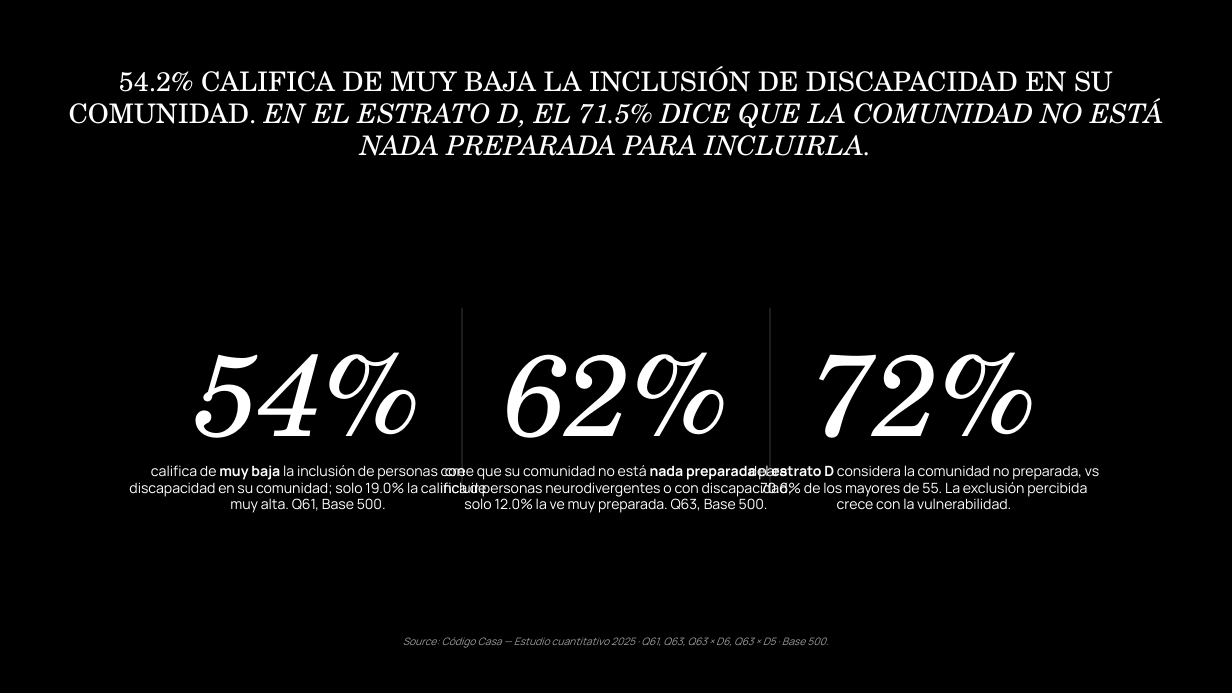
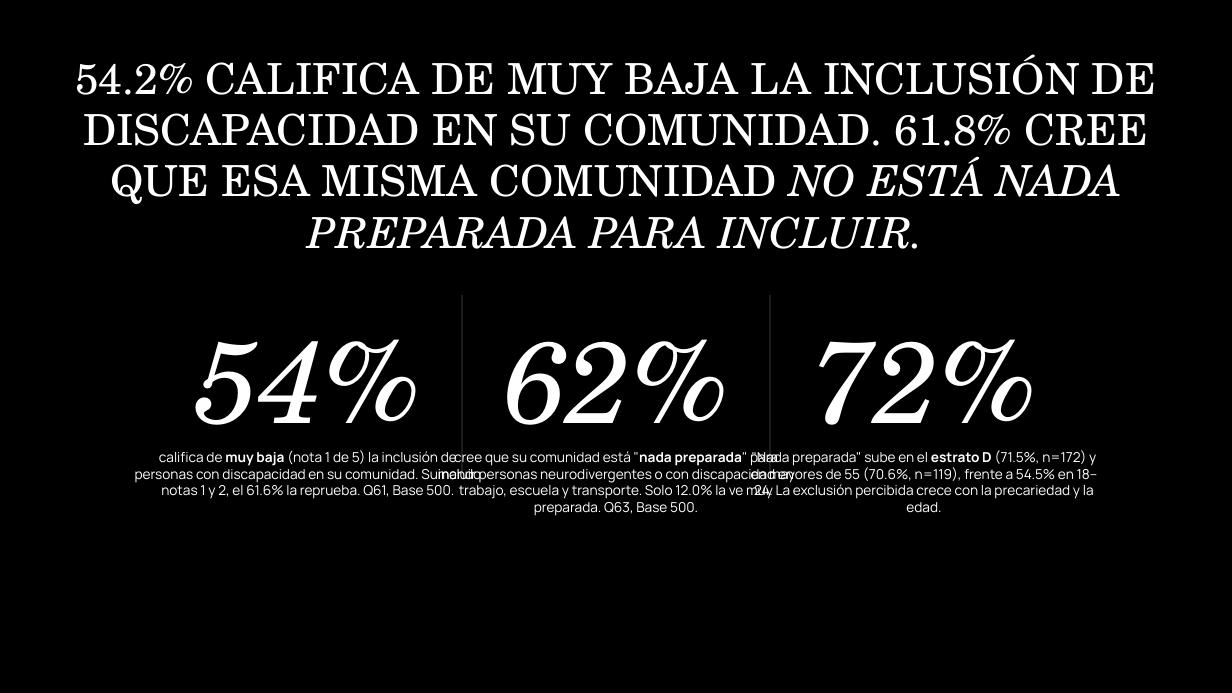
Before and after one commit to jeremyninja/c-digocasa-cerebro, a slide deck: slide 9 of Agentes Hallazgos/sistema-de-creencias-deck-flat.pptx. Drawn at 1232x693 pixels with LibreOffice and Linux fonts; fonts in the diff are those of the drawing. Boxes give left, top, right and bottom in pixels: in the first picture for what was removed or moved away, otherwise in the second. Text is boxed around its words. In the diff, an @@ line names an element or a change of style, - is before the commit and + after.

```diff
--- a/Agentes Hallazgos/sistema-de-creencias-deck-flat.pptx
+++ b/Agentes Hallazgos/sistema-de-creencias-deck-flat.pptx
@@ text at <box>75,54,1156,249</box>: text changed; size 31.5 to 50 pt; italic off @@
-54.2% CALIFICA DE MUY BAJA LA INCLUSIÓN DE DISCAPACIDAD EN SU COMUNIDAD. EN EL ESTRATO D, EL 71.5% DICE QUE LA COMUNIDAD NO ESTÁ NADA PREPARADA PARA INCLUIRLA.
+54.2% CALIFICA DE MUY BAJA LA INCLUSIÓN DE DISCAPACIDAD EN SU COMUNIDAD. 61.8% CREE QUE ESA MISMA COMUNIDAD NO ESTÁ NADA PREPARADA PARA INCLUIR.
@@ 3 texts, 2 rectangles: place and size @@
-3 texts, 2 rectangles at <box>196,308,1037,487</box>
+3 texts, 2 rectangles at <box>196,295,1037,474</box>
@@ text at <box>135,450,481,499</box>: text changed; size 16.5 to 16 pt @@
-califica de muy baja la inclusión de personas con discapacidad en su comunidad; solo 19.0% la califica de muy alta. Q61, Base 500.
+califica de muy baja (nota 1 de 5) la inclusión de personas con discapacidad en su comunidad. Sumando notas 1 y 2, el 61.6% la reprueba. Q61, Base 500.
@@ text at <box>438,451,794,516</box>: text changed; size 16.5 to 16 pt @@
-cree que su comunidad no está nada preparada para incluir personas neurodivergentes o con discapacidad; solo 12.0% la ve muy preparada. Q63, Base 500.
+cree que su comunidad está "nada preparada" para incluir personas neurodivergentes o con discapacidad en trabajo, escuela y transporte. Solo 12.0% la ve muy preparada. Q63, Base 500.
@@ text at <box>751,450,1098,513</box>: text changed; size 16.5 to 16 pt @@
-del estrato D considera la comunidad no preparada, vs 70.6% de los mayores de 55. La exclusión percibida crece con la vulnerabilidad.
+"Nada preparada" sube en el estrato D (71.5%, n=172) y en mayores de 55 (70.6%, n=119), frente a 54.5% en 18–24. La exclusión percibida crece con la precariedad y la edad.
@@ text removed at <box>403,637,828,648</box> @@
-Source: Código Casa — Estudio cuantitativo 2025 · Q61, Q63, Q63 × D6, Q63 × D5 · Base 500.
```
Also in this commit, not shown: 5 other slides changed, 14 slides added, 10 slides removed, 3 other files.
